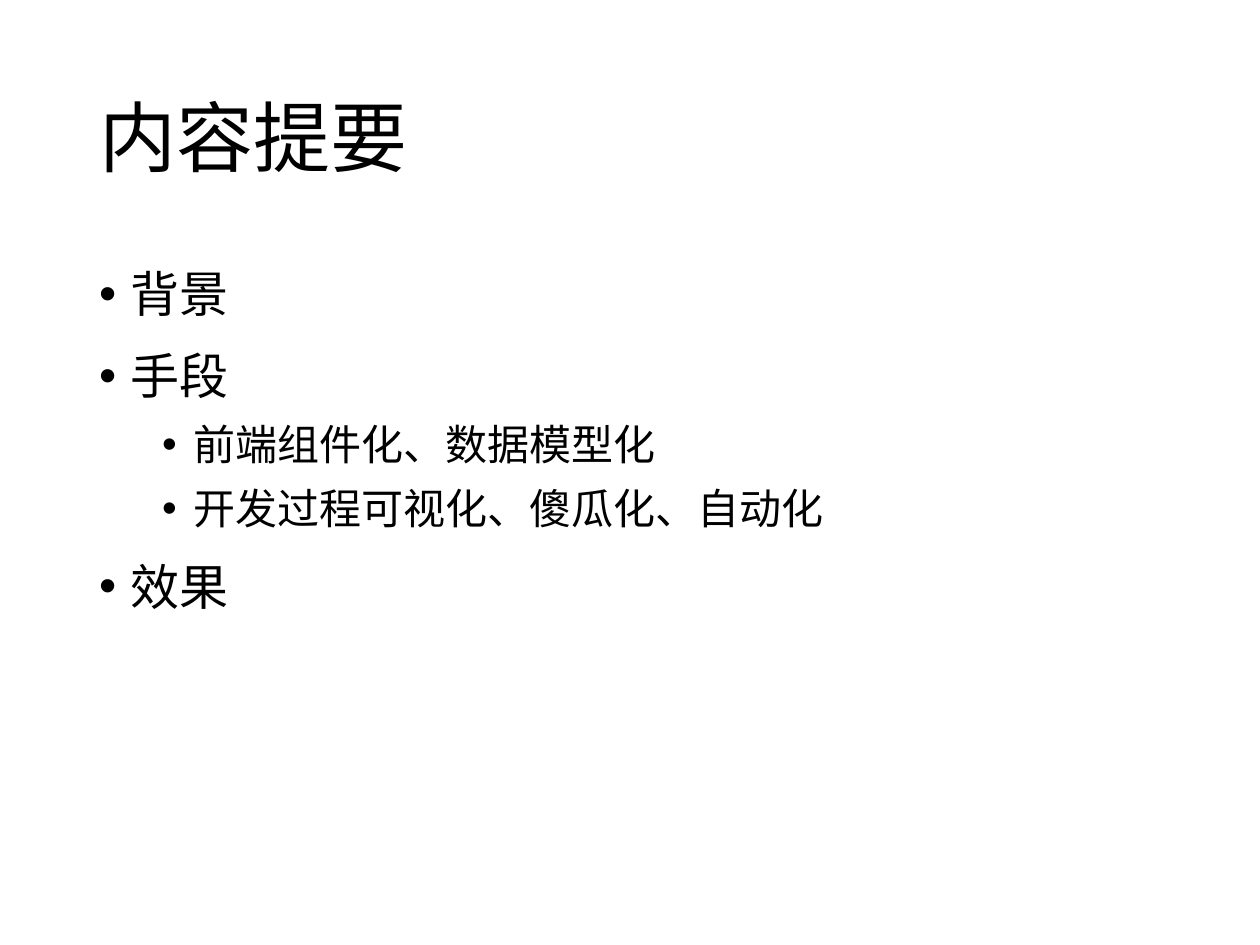
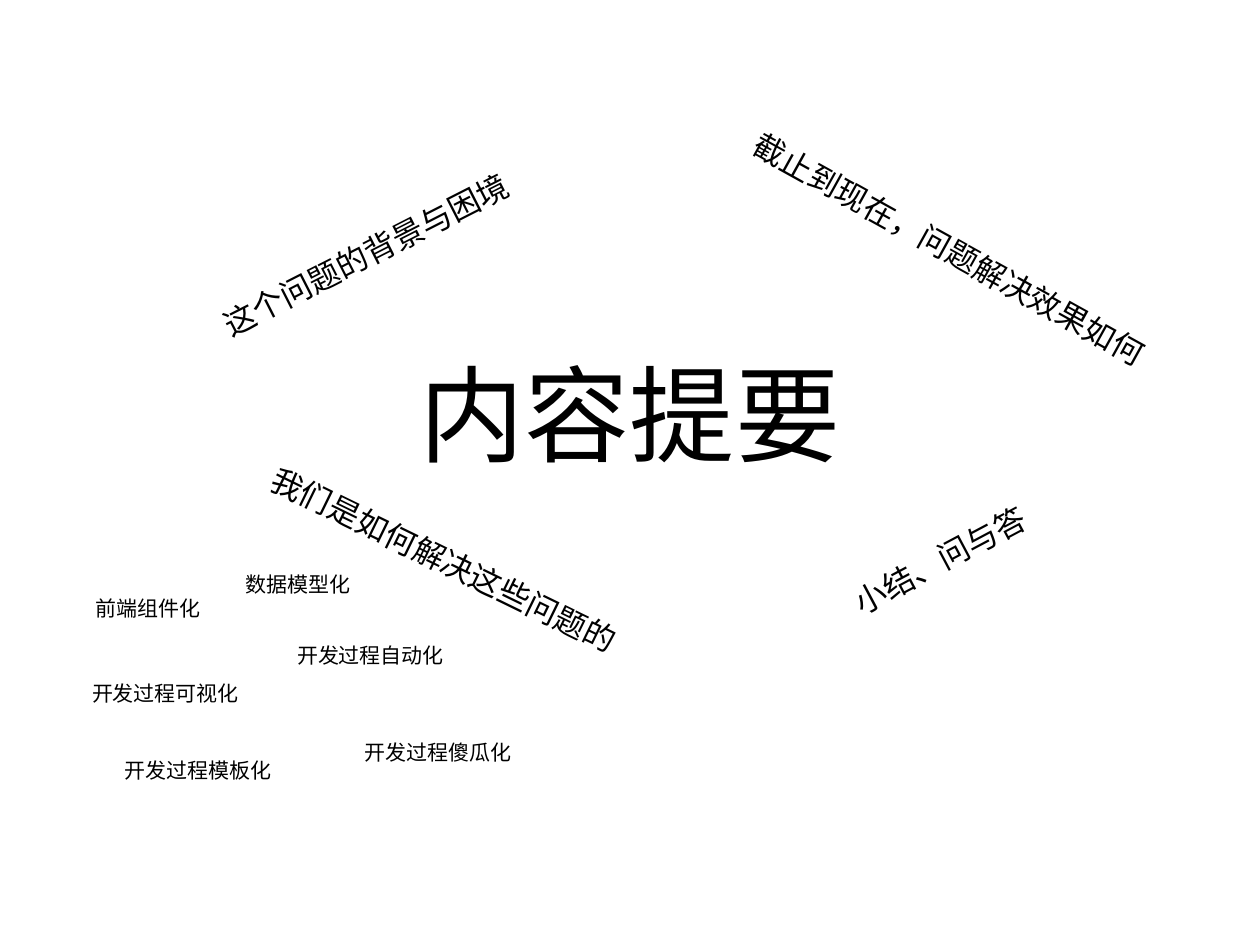
Before and after one commit to yibit/jigsaw, a slide deck: slide 2 of 让任何人迅速成为大前端开发者.pptx. Drawn at 1260x945 pixels with LibreOffice and Linux fonts; fonts in the diff are those of the drawing. Boxes give left, top, right and bottom in pixels: in the first picture for what was removed or moved away, otherwise in the second. Text is boxed around its words. In the diff, an @@ line names an element or a change of style, - is before the commit and + after.

```diff
--- a/让任何人迅速成为大前端开发者.pptx
+++ b/让任何人迅速成为大前端开发者.pptx
@@ text added at bbox=[750, 133, 1136, 359], 18 pt, text #000000 @@
+截止到现在，问题解决效果如何
@@ title "内容提要": place and size @@
-title "内容提要" at bbox=[99, 101, 407, 173]
+title "内容提要" at bbox=[420, 365, 840, 463]
@@ title "内容提要" at bbox=[420, 365, 840, 463]: size 44 to 60 pt; alignment left to centre; vertical alignment middle to bottom @@
@@ text added at bbox=[269, 223, 971, 620], 18 pt, text #000000 @@
+我们是如何解决这些问题的
@@ text removed at bbox=[131, 270, 824, 609] @@
-• 背景
-• 手段
-  • 前端组件化、数据模型化
-  • 开发过程可视化、傻瓜化、自动化
-• 效果
@@ text added at bbox=[231, 290, 609, 648], 18 pt, text #000000 @@
+这个问题的背景与困境
@@ text added at bbox=[862, 538, 974, 613], 18 pt, text #000000 @@
+小结、问与答
@@ text added at bbox=[95, 598, 200, 618], 12 pt, text #000000 @@
+前端组件化
@@ text added at bbox=[245, 574, 350, 594], 12 pt, text #000000 @@
+数据模型化
@@ text added at bbox=[297, 645, 444, 665], 12 pt, text #000000 @@
+开发过程自动化
@@ text added at bbox=[92, 683, 239, 703], 12 pt, text #000000 @@
+开发过程可视化
@@ text added at bbox=[365, 742, 512, 762], 12 pt, text #000000 @@
+开发过程傻瓜化
@@ text added at bbox=[125, 760, 272, 780], 12 pt, text #000000 @@
+开发过程模板化
```
Also in this commit, not shown: 15 other slides changed, 21 slides added.
